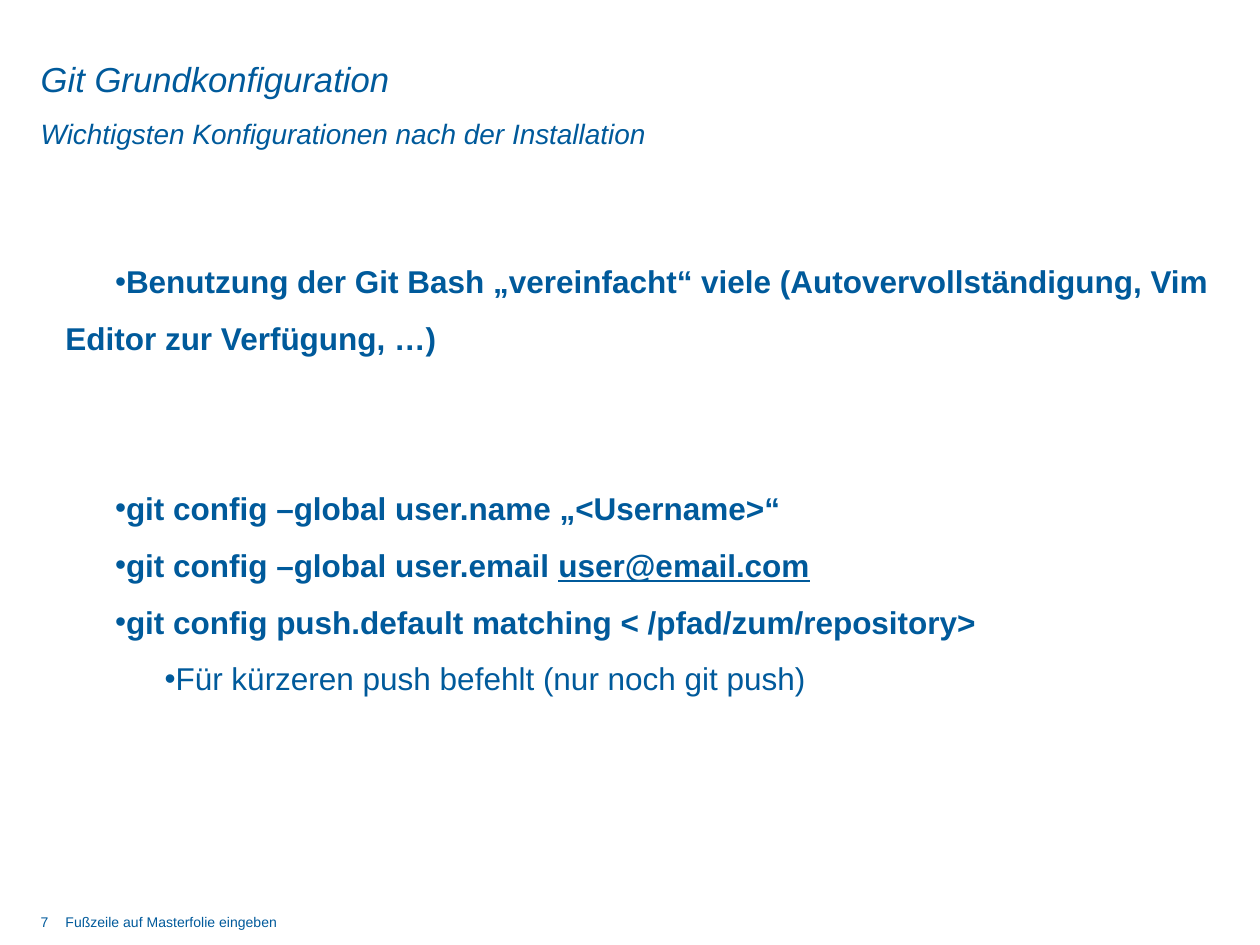
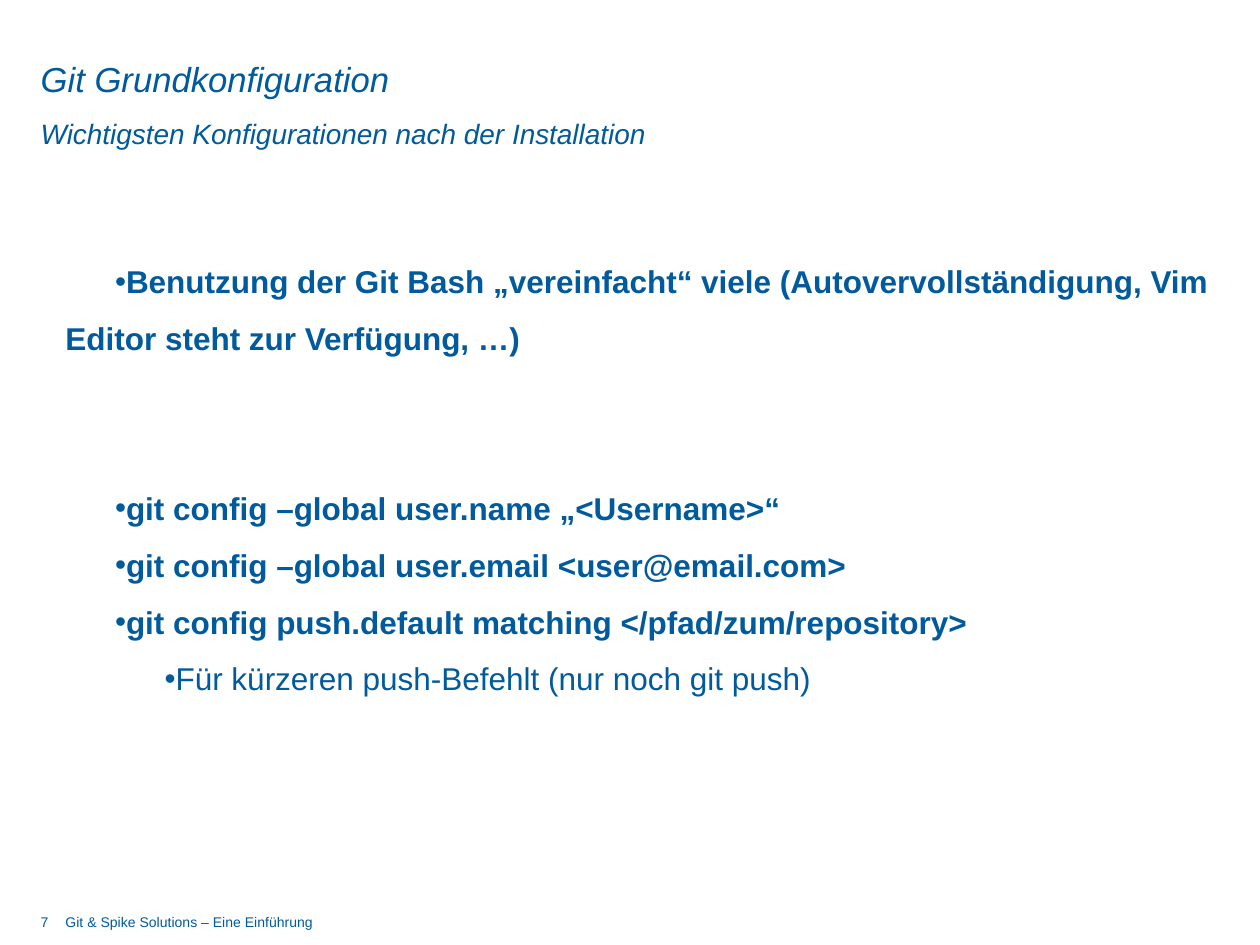
Before and after one commit to dot5343/TestRep, a slide deck: slide 7 of git_vortrag.pptx. Drawn at 1260x945 pixels with LibreOffice and Linux fonts; fonts in the diff are those of the drawing; background and template pictures are left out. Boxes give left, top, right and bottom in pixels: in the first picture for what was removed or moved away, otherwise in the second. Text is boxed around its words. In the diff, an @@ line names an element or a change of style, - is before the commit and + after.

```diff
--- a/git_vortrag.pptx
+++ b/git_vortrag.pptx
@@ text at (x1=65, y1=270, x2=1208, y2=356): text changed @@
-• Benutzung der Git Bash „vereinfacht“ viele (Autovervollständigung, Vim Editor zur Verfügung, …)
+• Benutzung der Git Bash „vereinfacht“ viele (Autovervollständigung, Vim Editor steht zur Verfügung, …)
@@ text at (x1=126, y1=554, x2=967, y2=696): text changed @@
-• git config –global user.email user@email.com
-• git config push.default matching < /pfad/zum/repository>
-  • Für kürzeren push befehlt (nur noch git push)
+• git config –global user.email <user@email.com>
+• git config push.default matching </pfad/zum/repository>
+  • Für kürzeren push-Befehlt (nur noch git push)
@@ text removed at (x1=65, y1=917, x2=277, y2=930) @@
-Fußzeile auf Masterfolie eingeben
@@ text added at (x1=65, y1=917, x2=313, y2=930), 8 pt, text #005A9B @@
+Git & Spike Solutions – Eine Einführung
```
Also in this commit, not shown: 13 other slides changed, 1 slide added.
